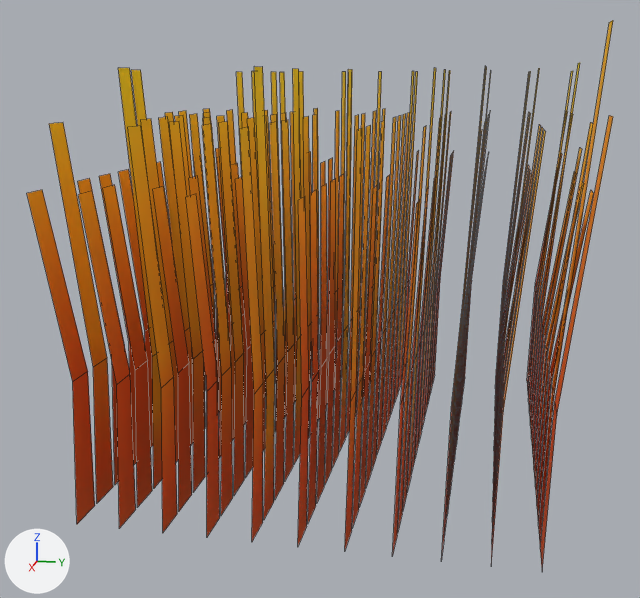
The FBX model Assets/AndreyProduction/Meta/block_fields_1_1.fbx: old version first, new version second.
Camera for both pictures: a camera (50 mm lens) standing at (3.24, 0.44, 2.21) and looking at (0.11, -0.19, 1.43). Lighting does not change. The marker at lower left points along +X, +Y and +Z. The picture after the commit comes second. Mesh edges are drawn as thin lines.

In view in the first picture: 'block_fields_1_1'.
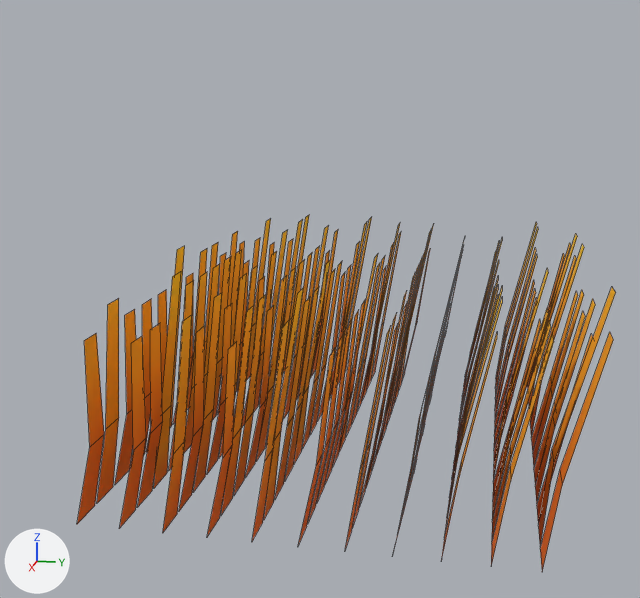
Location of each change, [x1, y1, x2, y2] in pixels of the pictures (640 x 598 px; the box of a moved part takes in the faces that stretch with it):
'block_fields_1_1', reshaped (8% narrower, 35% shorter)
    before: [27, 20, 613, 567]
    after: [77, 215, 615, 570]
part 1 of me_cube_366, moved or reshaped
    before: [387, 114, 405, 424]
    after: [387, 259, 422, 424]
part 2 of me_cube_366, moved or reshaped
    before: [382, 115, 401, 439]
    after: [382, 265, 419, 439]
part 3 of me_cube_366, moved or reshaped
    before: [377, 117, 396, 454]
    after: [377, 274, 415, 454]
part 4 of me_cube_366, moved or reshaped
    before: [422, 114, 447, 427]
    after: [423, 278, 456, 423]
part 5 of me_cube_366, moved or reshaped
    before: [419, 70, 446, 440]
    after: [419, 270, 457, 440]
part 6 of me_cube_366, moved or reshaped
    before: [415, 118, 441, 457]
    after: [416, 371, 434, 453]
part 7 of me_cube_366, moved or reshaped
    before: [458, 114, 489, 427]
    after: [458, 261, 499, 429]
part 8 of me_cube_366, moved or reshaped
    before: [454, 121, 487, 458]
    after: [454, 279, 498, 460]
part 9 of me_cube_366, moved or reshaped
    before: [27, 20, 613, 567]
    after: [77, 215, 615, 570]

The change, as a list of edits to the scene's bpy script:
```text
Change me_cube_366:
    used by ob_block_fields_1_1; location = (0.0, 0.0, 0.0)
    remove me_cube_366.from_pydata(...)  # 792 vertices, 264 faces; spans x -0.87..0.94, y -0.87..0.71, z 0.85..2.36
    add me_cube_366.from_pydata(...)  # 792 vertices, 264 faces; spans x -0.83..0.89, y -0.82..0.77, z 0.85..1.64
    me_cube_366 part 1: the loose piece of 6 vertices spanning x -0.24..-0.11, y 0.04..0.08, z 0.85..2.09 is scaled about its middle by (0.972, 3.31, 0.552), then moved by (0.0, 0.04, -0.28)
    me_cube_366 part 2: the loose piece of 6 vertices spanning x -0.1..0.03, y 0.04..0.08, z 0.85..2.09 is scaled about its middle by (0.987, 3.31, 0.552), then moved by (0.0, 0.04, -0.28)
    me_cube_366 part 3: the loose piece of 6 vertices spanning x 0.04..0.17, y 0.04..0.08, z 0.85..2.09 is scaled about its middle by (0.985, 3.31, 0.552), then moved by (0.0, 0.04, -0.28)
    me_cube_366 part 4: the loose piece of 6 vertices spanning x -0.24..-0.11, y 0.18..0.23, z 0.85..2.09 is scaled about its middle by (0.972, 2.4, 0.552), then moved by (0.0, 0.04, -0.28)
    me_cube_366 part 5: the loose piece of 6 vertices spanning x -0.1..0.03, y 0.18..0.23, z 0.85..2.25 is scaled about its middle by (0.987, 2.7, 0.533), then moved by (0.0, 0.04, -0.32)
    me_cube_366 part 6: the loose piece of 6 vertices spanning x 0.04..0.17, y 0.18..0.23, z 0.85..2.09 is scaled about its middle by (0.985, 2.4, 0.552), then moved by (0.0, 0.04, -0.28)
    me_cube_366 part 7: the loose piece of 6 vertices spanning x -0.24..-0.11, y 0.33..0.39, z 0.85..2.09 is scaled about its middle by (0.972, 1.91, 0.552), then moved by (0.0, 0.04, -0.28)
    me_cube_366 part 8: the loose piece of 6 vertices spanning x 0.04..0.17, y 0.33..0.39, z 0.85..2.09 is scaled about its middle by (0.985, 1.91, 0.552), then moved by (0.0, 0.04, -0.28)
    me_cube_366 part 9: 496 of 792 vertices moved; they spanned x -0.87..0.94, y -0.87..0.71, z 1.32..2.36 and now span x -0.83..0.89, y -0.78..0.77, z 1.11..1.64; mean shift (0.0, 0.06, -0.37); largest move (0.79, 0.71, 2.36) -> (0.74, 0.77, 1.64)
```
